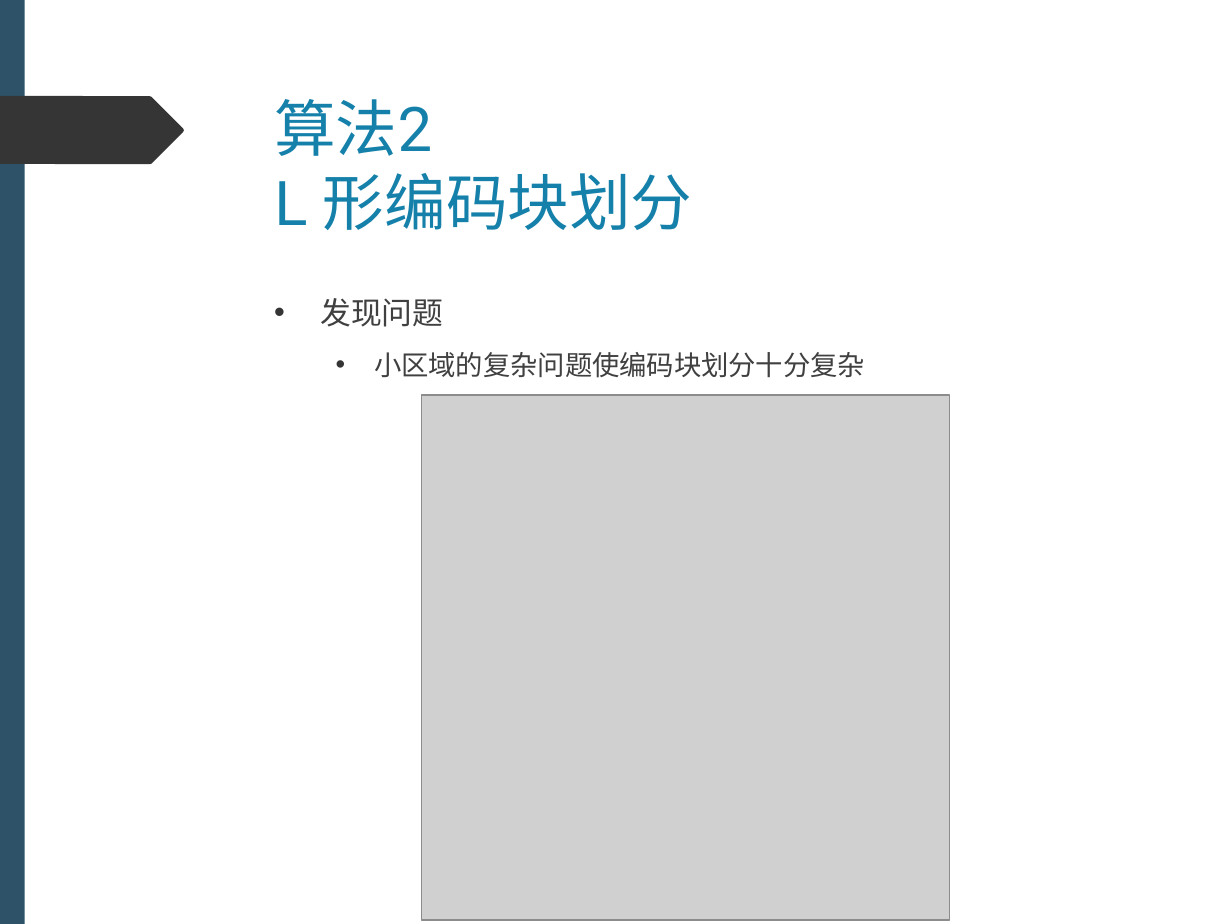
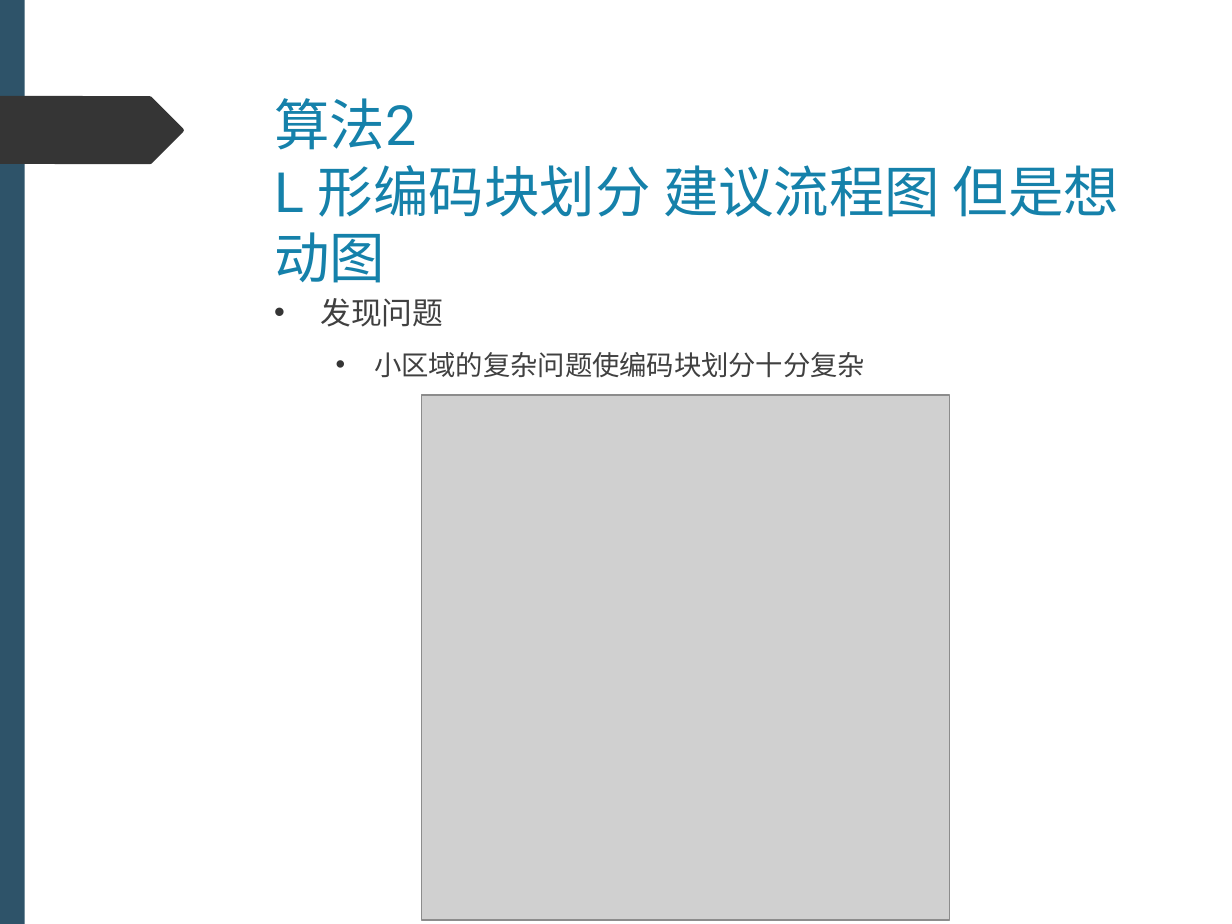
Before and after one commit to 0qinghao/HEVC_VVC_Demo, a slide deck: slide 11 of Slide/PresentationSlide.pptx. Drawn at 1232x924 pixels with LibreOffice and Linux fonts; fonts in the diff are those of the drawing; grey boxes stand for pictures. Boxes give left, top, right and bottom in pixels: in the first picture for what was removed or moved away, otherwise in the second. Text is boxed around its words. In the diff, an @@ line names an element or a change of style, - is before the commit and + after.

```diff
--- a/Slide/PresentationSlide.pptx
+++ b/Slide/PresentationSlide.pptx
@@ title at box(274, 98, 1119, 283): text changed; size 36 to 32.4 pt @@
-算法2
-L 形编码块划分
+算法2
+L 形编码块划分 建议流程图 但是想动图
```
Also in this commit, not shown: 3 other slides changed, 1 slide added, 6 other files.
